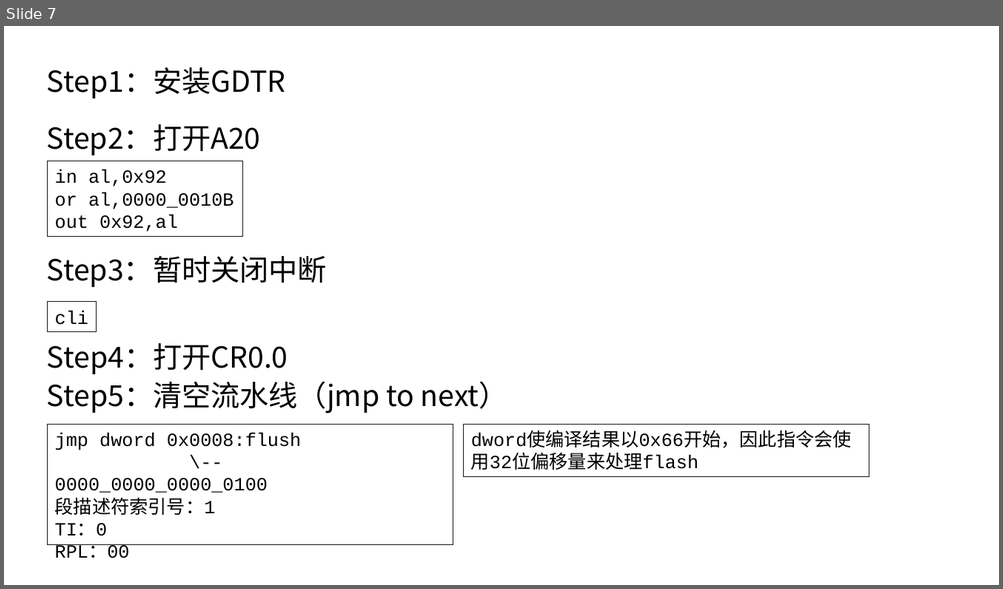
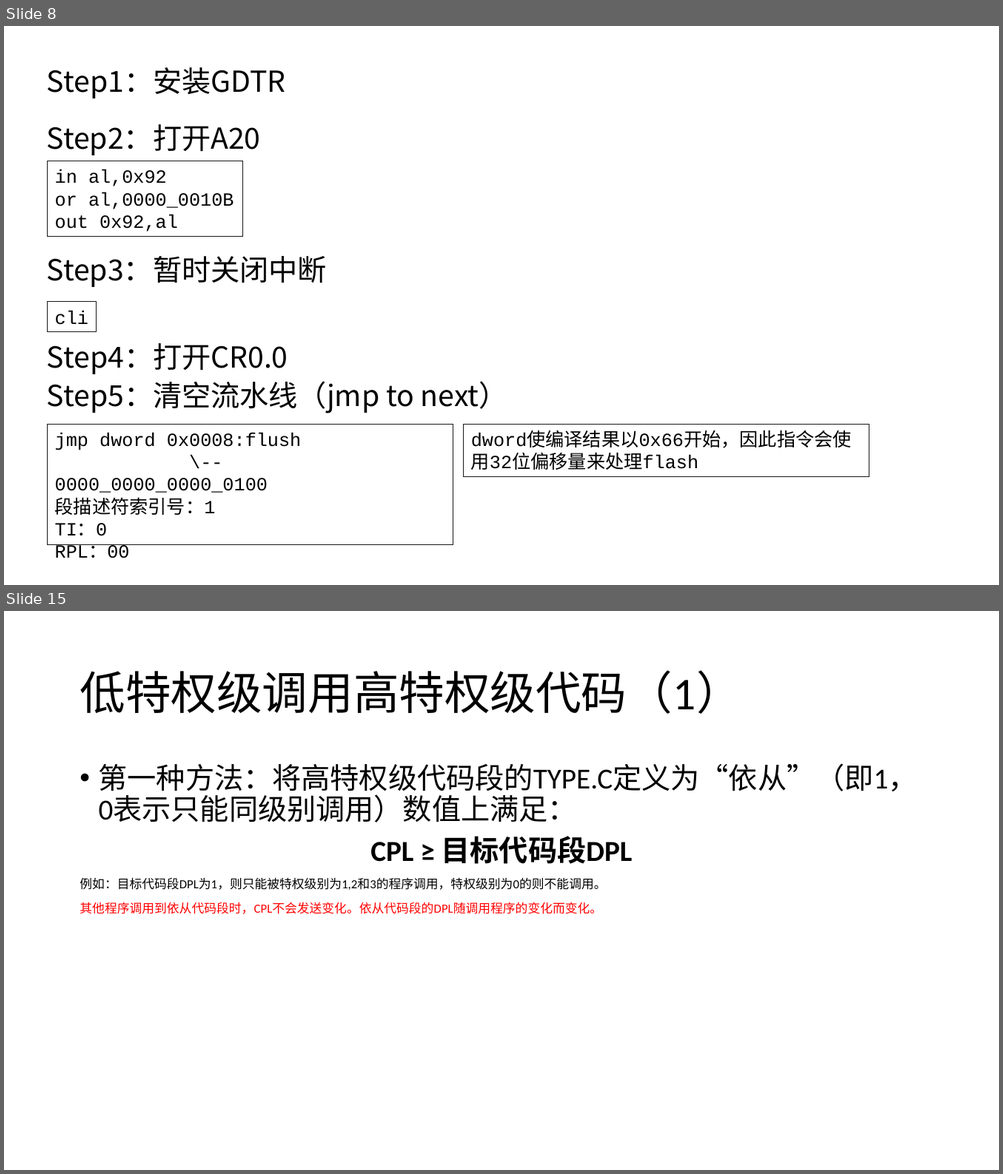
Before and after one commit to at0x7c00/mykernel, a slide deck: ppts/x86.pptx. Shown one above the other, each under a label of ours: slide 7 before the commit, slides 8 and 15 after it; the slides between them are not shown. The pictures are 1003x589 and 1003x1174 pixels, drawn with LibreOffice and Linux fonts; fonts in the diff are those of the drawing. Boxes give left, top, right and bottom in pixels: in the first picture for what was removed or moved away, otherwise in the second. Text is boxed around its words. In the diff, an @@ line names an element or a change of style, - is before the commit and + after.

```diff
--- a/ppts/x86.pptx
+++ b/ppts/x86.pptx
@@ slide 15 added at (4, 611, 999, 1170), background #FFFFFF @@
@@ title added at (79, 670, 741, 714), 44 pt, text #000000 @@
+低特权级调用高特权级代码（1）
@@ text added at (79, 763, 917, 914), 12 pt, text #000000 @@
+• 第一种方法：将高特权级代码段的TYPE.C定义为“依从”（即1，0表示只能同级别调用）数值上满足：
+CPL ≥ 目标代码段DPL
+例如：目标代码段DPL为1，则只能被特权级别为1,2和3的程序调用，特权级别为0的则不能调用。
+其他程序调用到依从代码段时，CPL不会发送变化。依从代码段的DPL随调用程序的变化而变化。
@@ what was slide 7 is now slide 8 @@
```
Also in this commit, not shown: 16 other slides added.
